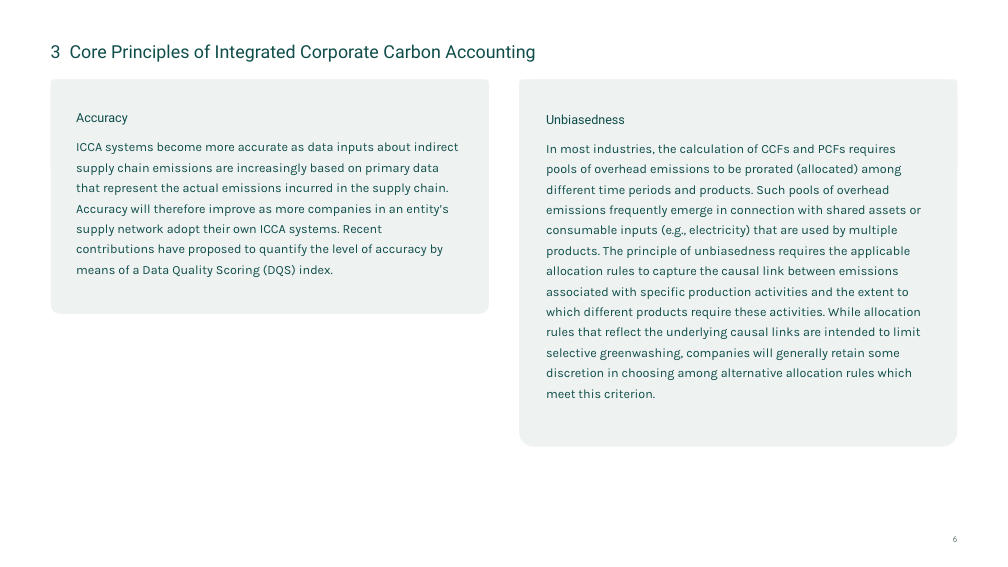
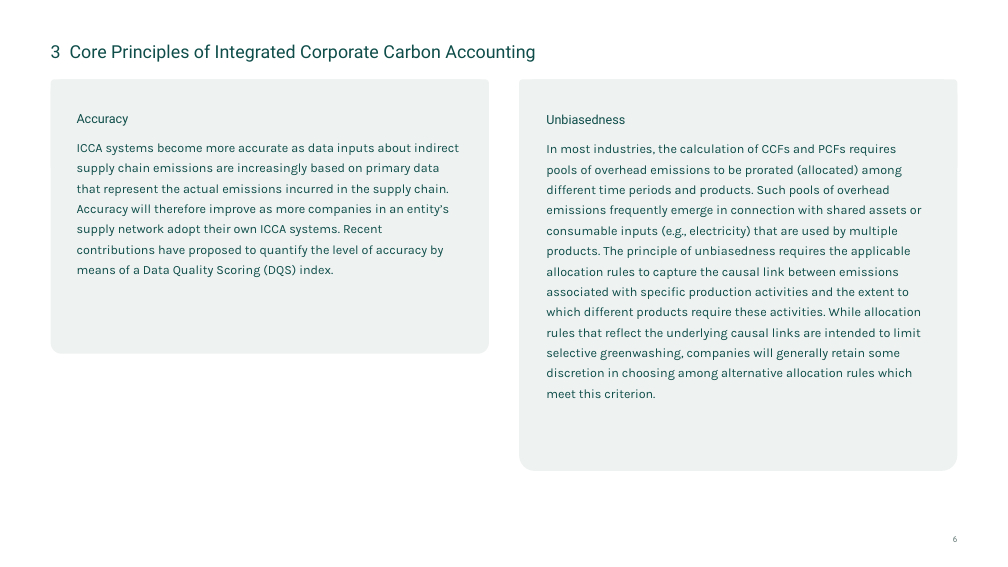
Before and after one commit to seraphinernst4/casi-ci, a slide deck: slide 6 of vorlagen/CASI-Folien-Beispiel.pptx. Drawn at 1008x567 pixels with LibreOffice and Linux fonts; fonts in the diff are those of the drawing; background and template pictures are left out. Boxes give left, top, right and bottom in pixels: in the first picture for what was removed or moved away, otherwise in the second. Text is boxed around its words. In the diff, an @@ line names an element or a change of style, - is before the commit and + after.

```diff
--- a/vorlagen/CASI-Folien-Beispiel.pptx
+++ b/vorlagen/CASI-Folien-Beispiel.pptx
@@ text "Accuracy" resized from (x1=51, y1=79, x2=489, y2=314) to (x1=51, y1=79, x2=489, y2=354) @@
@@ text "Unbiasedness" resized from (x1=520, y1=79, x2=958, y2=447) to (x1=520, y1=79, x2=958, y2=471) @@
```
Also in this commit, not shown: 1 other slide changed, 4 slides added, 25 other files.
